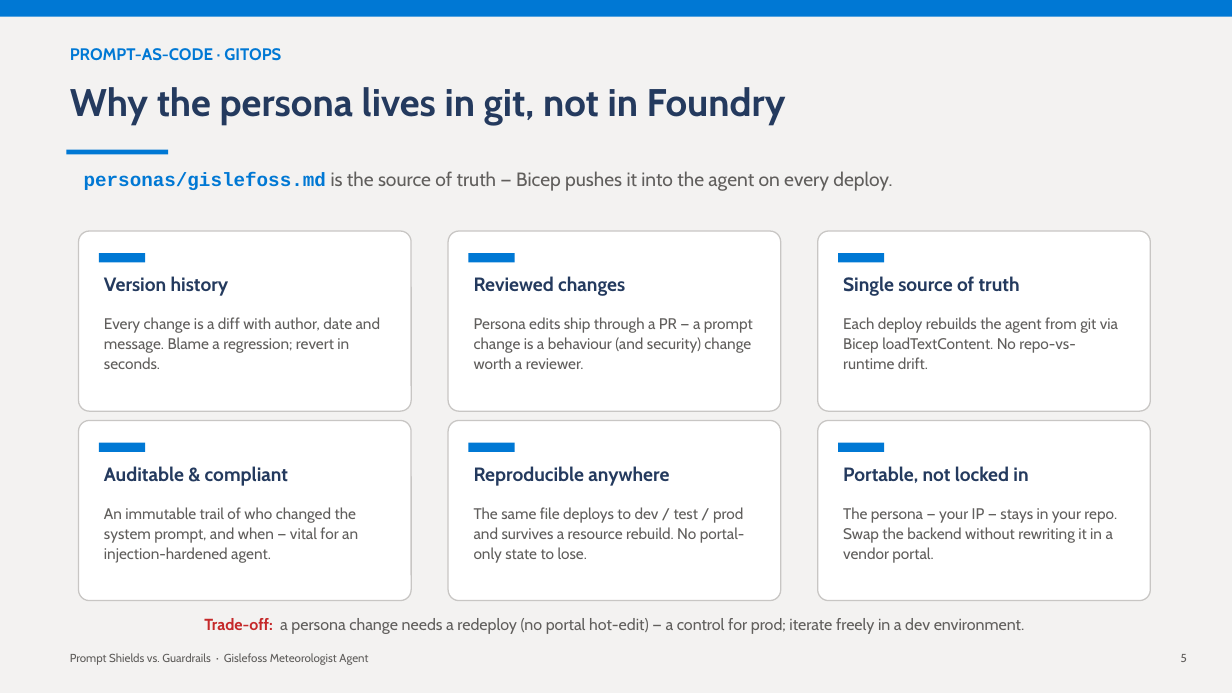
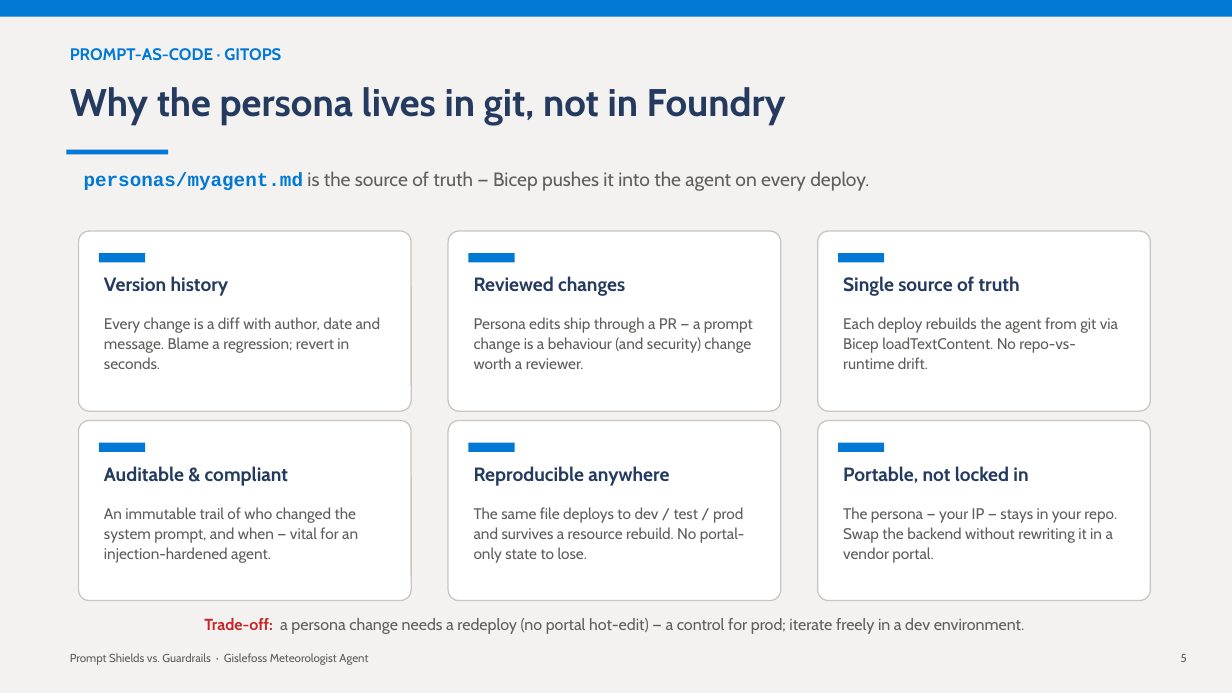
Before and after one commit to mchudinov/Gislefoss, a slide deck: slide 11 of docs/prompt-shields-vs-guardrails.pptx. Drawn at 1232x693 pixels with LibreOffice and Linux fonts; fonts in the diff are those of the drawing. Boxes give left, top, right and bottom in pixels: in the first picture for what was removed or moved away, otherwise in the second. Text is boxed around its words. In the diff, an @@ line names an element or a change of style, - is before the commit and + after.

```diff
--- a/docs/prompt-shields-vs-guardrails.pptx
+++ b/docs/prompt-shields-vs-guardrails.pptx
@@ text at [84, 171, 869, 191]: text changed @@
-personas/gislefoss.md is the source of truth — Bicep pushes it into the agent on every deploy.
+personas/myagent.md is the source of truth — Bicep pushes it into the agent on every deploy.
```
Also in this commit, not shown: 6 other slides changed, 1 slide removed.
